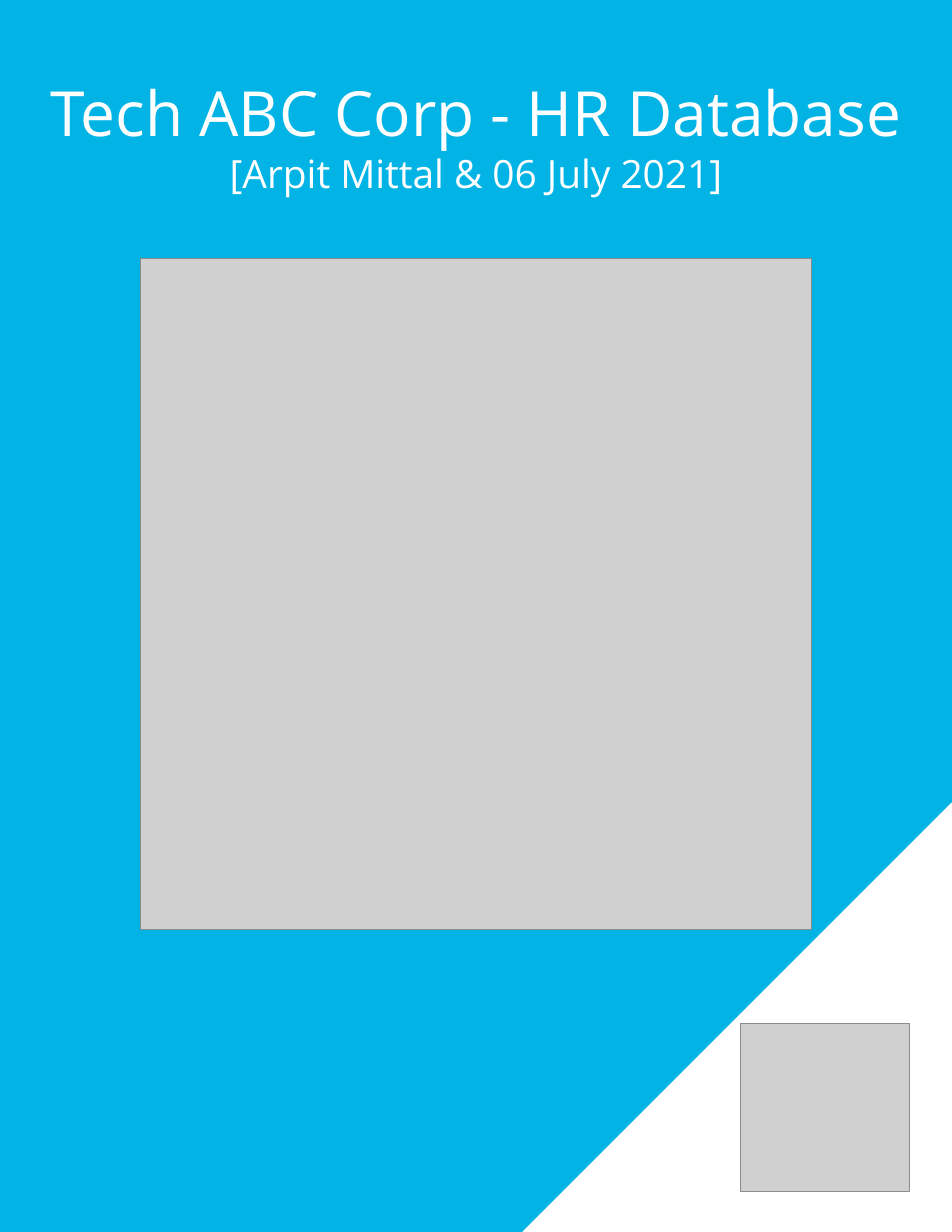
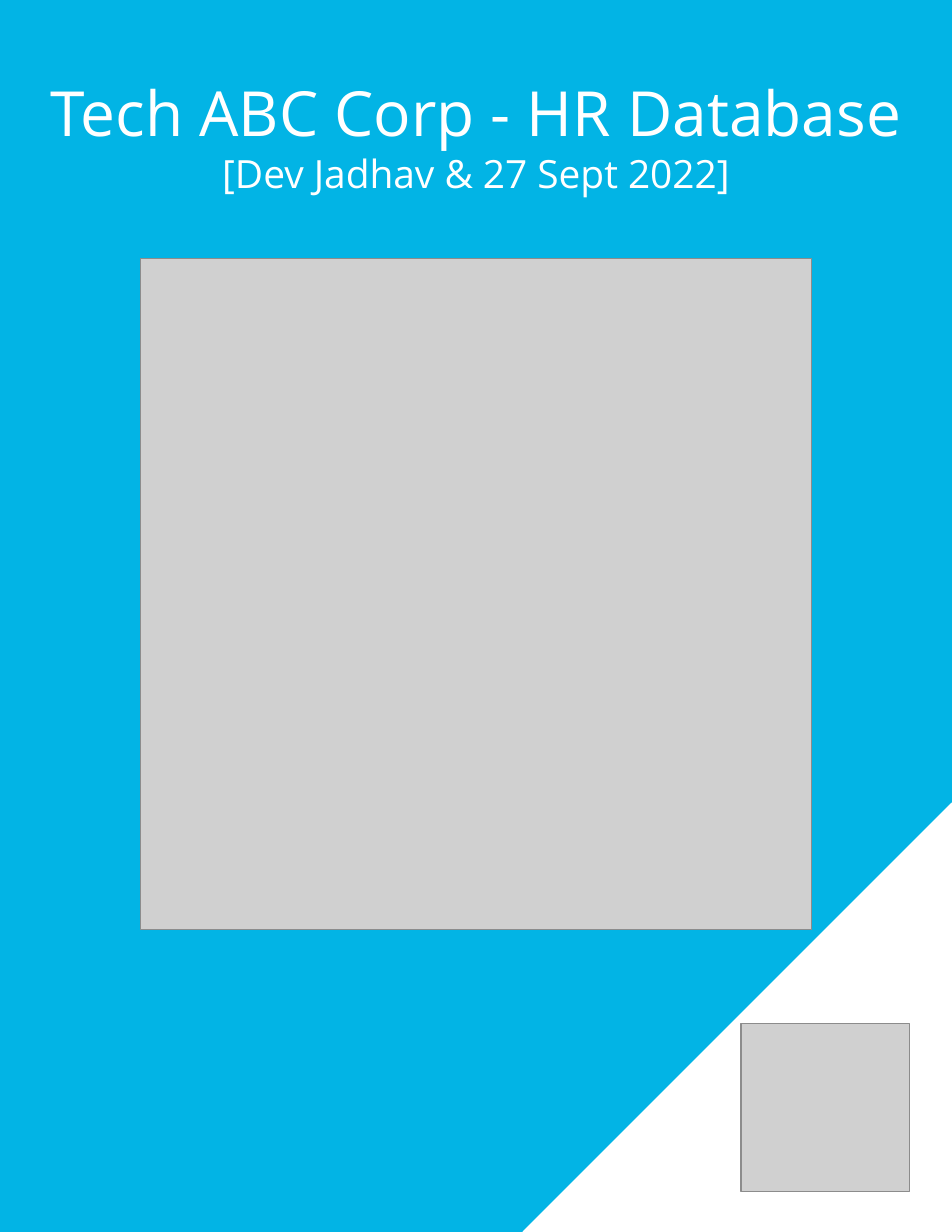
Before and after one commit to DevJadhav/Udacity-Data-Architect-Nanodegree, a slide deck: slide 1 of Project 1: Design and Implement an HR Database/Solution/HR-Database-Solution.pptx. Drawn at 952x1232 pixels with LibreOffice and Linux fonts; fonts in the diff are those of the drawing; grey boxes stand for pictures; background and template pictures are left out. Boxes give left, top, right and bottom in pixels: in the first picture for what was removed or moved away, otherwise in the second. Text is boxed around its words. In the diff, an @@ line names an element or a change of style, - is before the commit and + after.

```diff
--- a/Project 1: Design and Implement an HR Database/Solution/HR-Database-Solution.pptx
+++ b/Project 1: Design and Implement an HR Database/Solution/HR-Database-Solution.pptx
@@ text at <box>222,158,730,198</box>: text changed @@
-[Arpit Mittal & 06 July 2021]
+[Dev Jadhav & 27 Sept 2022]
```
Also in this commit, not shown: 1 other slide changed, 25 other files.
